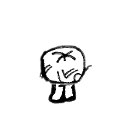
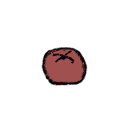
The second 128x128 image is a revision of the first. Changes to its layers:
added layer "Boil" above "Gut" over bbox(41, 47, 88, 86)
hid "Sack", painted on it over bbox(39, 45, 92, 87)
hid "Legs-2" over bbox(47, 76, 78, 104)
